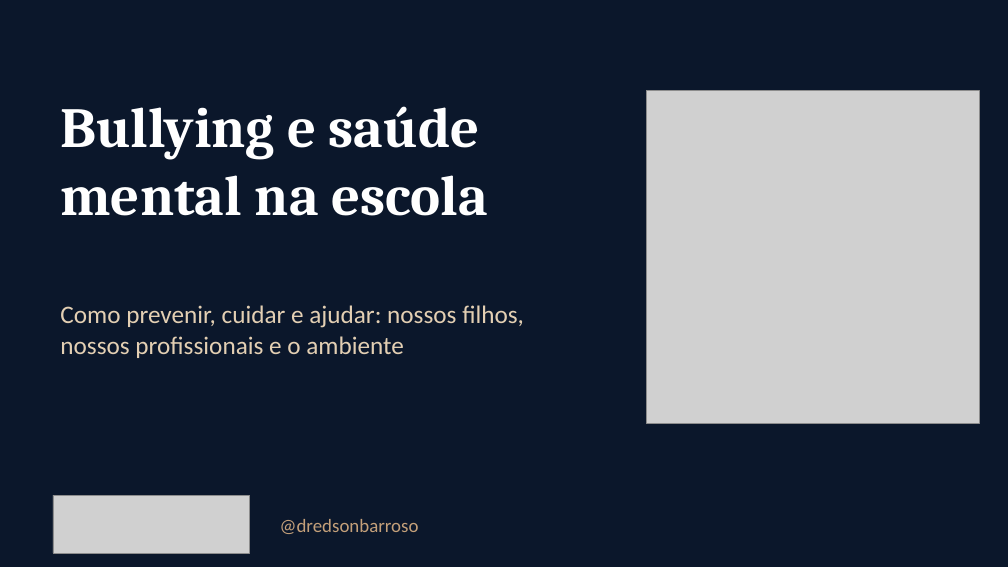
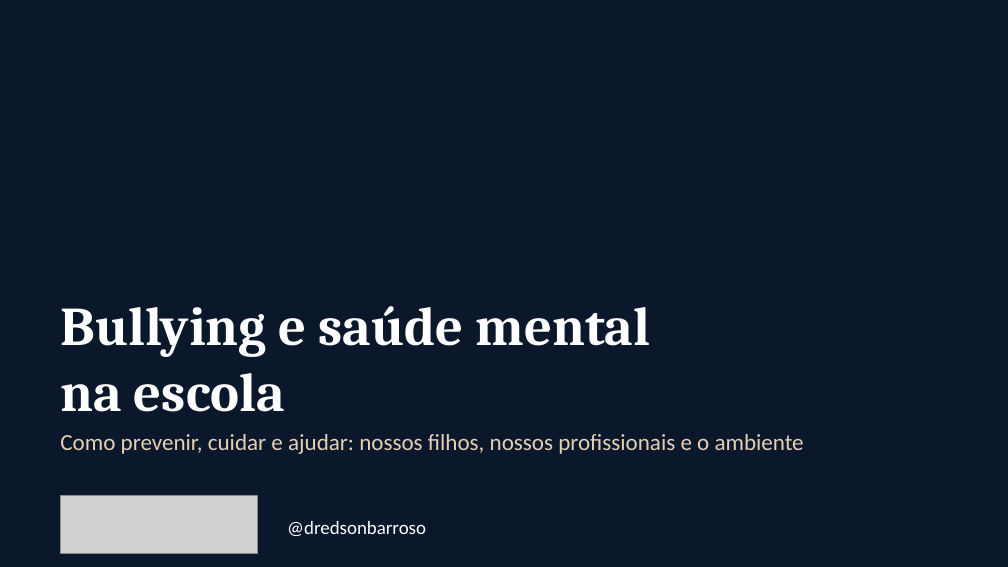
Before and after one commit to ebarroso12/ocorpoexplica, a slide deck: slide 1 of apresentacoes/bullying-saude-mental-escola.pptx. Drawn at 1008x567 pixels with LibreOffice and Linux fonts; fonts in the diff are those of the drawing; grey boxes stand for pictures; background and template pictures are left out; a plain dark background stands for a picture behind light text. Boxes give left, top, right and bottom in pixels: in the first picture for what was removed or moved away, otherwise in the second. Text is boxed around its words. In the diff, an @@ line names an element or a change of style, - is before the commit and + after.

```diff
--- a/apresentacoes/bullying-saude-mental-escola.pptx
+++ b/apresentacoes/bullying-saude-mental-escola.pptx
@@ background #FFFFFF to picture (left out) @@
@@ picture removed at (647, 91, 979, 423) @@
@@ text at (60, 306, 651, 412): text changed; size 54 to 52 pt @@
-Bullying e saúde mental na escola
+Bullying e saúde mental
+na escola
@@ text "Como prevenir, cuidar e ajudar: ...": place and size @@
-text "Como prevenir, cuidar e ajudar: ..." at (60, 305, 524, 358)
+text "Como prevenir, cuidar e ajudar: ..." at (60, 434, 804, 454)
@@ text "Como prevenir, cuidar e ajudar: ..." at (60, 434, 804, 454): size 24 to 22 pt @@
@@ picture: place and size @@
-picture at (53, 495, 250, 554)
+picture at (60, 495, 257, 554)
@@ text "@dredsonbarroso": place and size @@
-text "@dredsonbarroso" at (280, 519, 419, 534)
+text "@dredsonbarroso" at (287, 521, 426, 536)
@@ text "@dredsonbarroso" at (287, 521, 426, 536): text colour #C4A07A to #FFFFFF @@
```
Also in this commit, not shown: 12 other slides changed, 3 other files.
